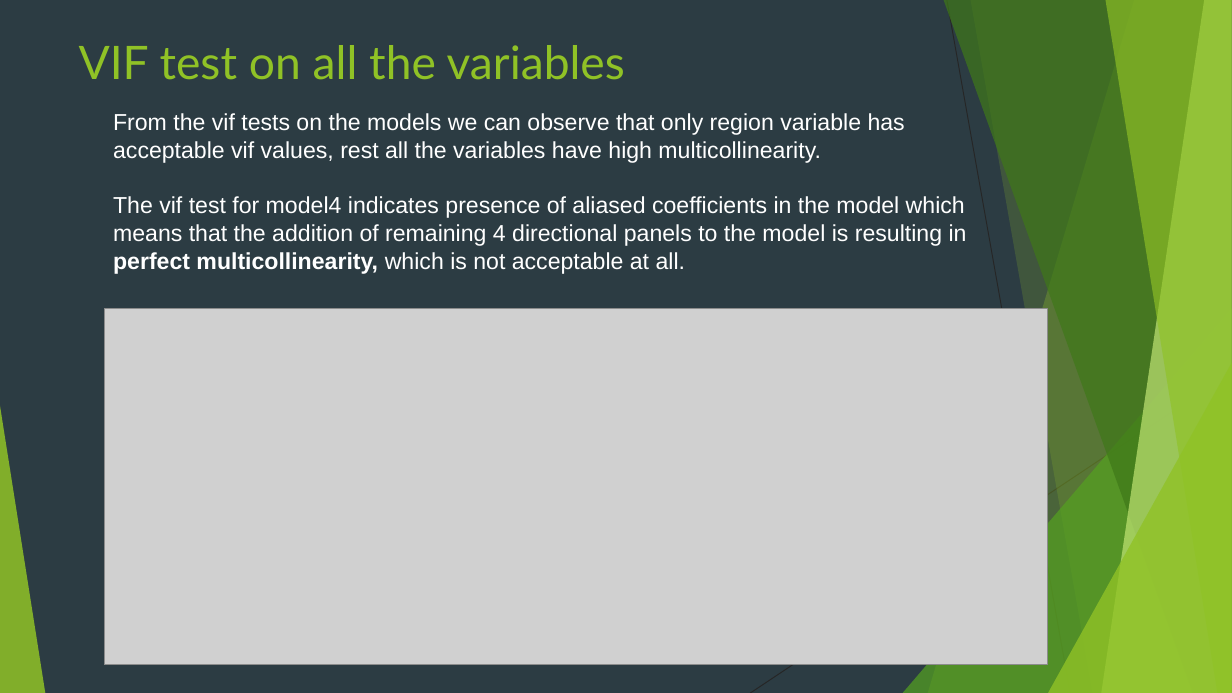
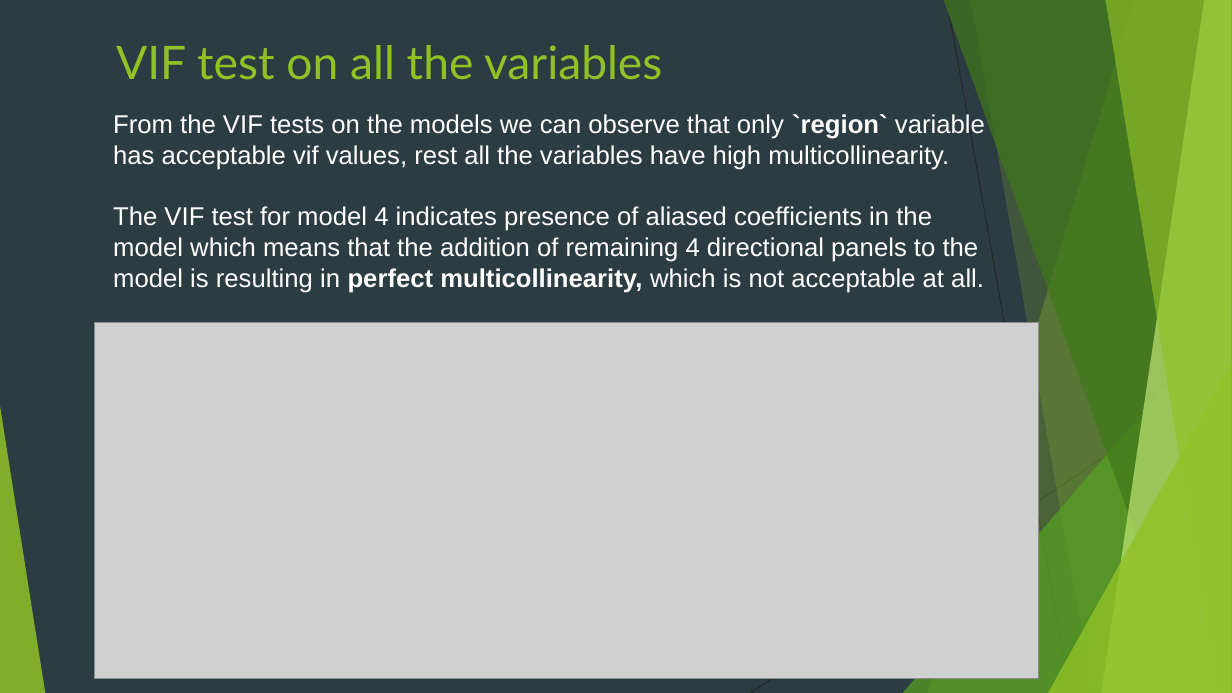
Before and after one commit to breardon7/6101-GroupProjects, a slide deck: slide 25 of 6101 Group Project New Version_pranay_3.20 v3.pptx. Drawn at 1232x693 pixels with LibreOffice and Linux fonts; fonts in the diff are those of the drawing; grey boxes stand for pictures. Boxes give left, top, right and bottom in pixels: in the first picture for what was removed or moved away, otherwise in the second. Text is boxed around its words. In the diff, an @@ line names an element or a change of style, - is before the commit and + after.

```diff
--- a/6101 Group Project New Version_pranay_3.20 v3.pptx
+++ b/6101 Group Project New Version_pranay_3.20 v3.pptx
@@ title "VIF test on all the ..." moved from (x1=79, y1=45, x2=625, y2=80) to (x1=116, y1=45, x2=662, y2=80) @@
@@ text at (x1=113, y1=112, x2=985, y2=293): text changed; size 18 to 20 pt @@
-From the vif tests on the models we can observe that only region variable has acceptable vif values, rest all the variables have high multicollinearity.
-The vif test for model4 indicates presence of aliased coefficients in the model which means that the addition of remaining 4 directional panels to the model is resulting in perfect multicollinearity, which is not acceptable at all.
+From the VIF tests on the models we can observe that only `region` variable has acceptable vif values, rest all the variables have high multicollinearity.
+The VIF test for model 4 indicates presence of aliased coefficients in the model which means that the addition of remaining 4 directional panels to the model is resulting in perfect multicollinearity, which is not acceptable at all.
@@ picture moved from (x1=104, y1=309, x2=1048, y2=665) to (x1=94, y1=323, x2=1038, y2=678) @@
```
Also in this commit, not shown: 1 other slide changed.
